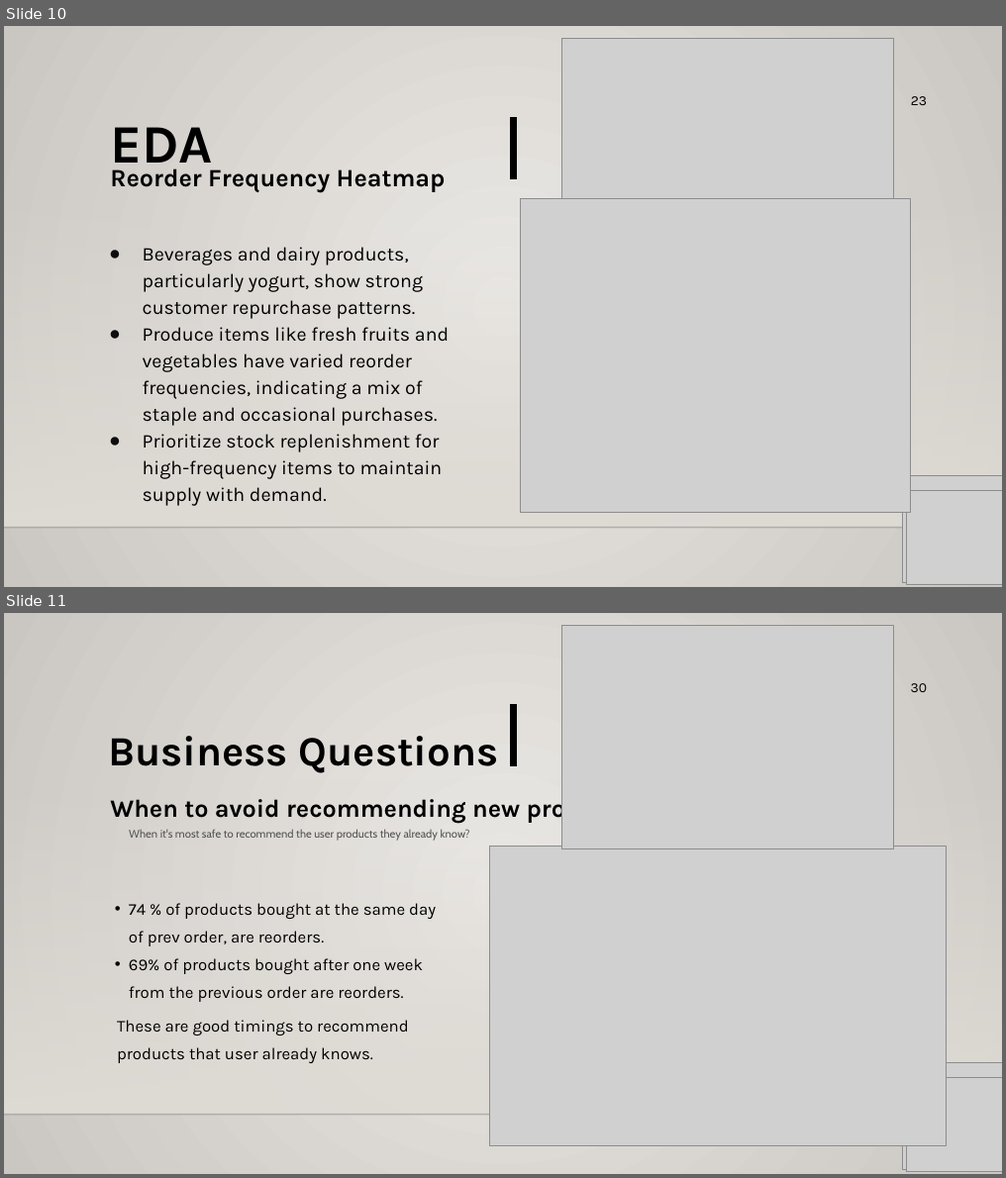
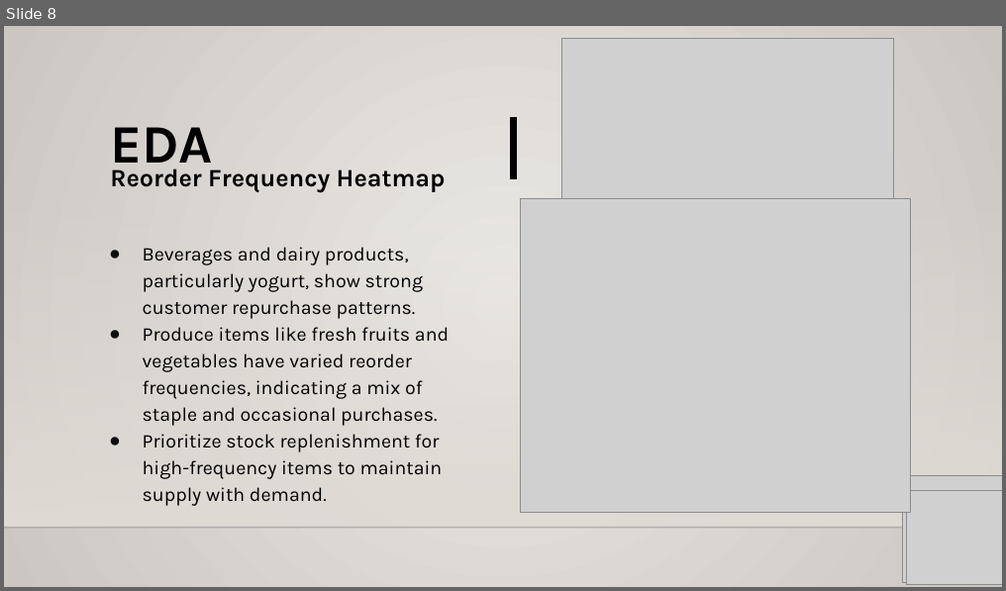
Before and after one commit to bharath21gaju/GroceryItems_Recommender, a slide deck: MidTerm_USML.pptx. Shown one above the other, each under a label of ours: slides 10 and 11 before the commit, slide 8 after it. The pictures are 1006x1178 and 1006x591 pixels, drawn with LibreOffice and Linux fonts; fonts in the diff are those of the drawing; grey boxes stand for pictures; background and template pictures are left out. Boxes give left, top, right and bottom in pixels: in the first picture for what was removed or moved away, otherwise in the second. Text is boxed around its words. In the diff, an @@ line names an element or a change of style, - is before the commit and + after.

```diff
--- a/MidTerm_USML.pptx
+++ b/MidTerm_USML.pptx
@@ slide 11 removed at (4,613,1002,1174), background gradient #ECEAE7 to #CAC7C1; not listed: 2 template elements that a slide beside it also shows @@
@@ picture removed at (561,625,893,849) @@
@@ text removed at (911,683,928,692) @@
-30
@@ line removed from (513, 766) to (513, 705) @@
@@ text removed at (108,736,499,773) @@
-Business Questions
@@ text removed at (110,795,646,824) @@
-When to avoid recommending new products?
@@ text removed at (129,829,470,841) @@
-When it's most safe to recommend the user products they already know?
@@ picture removed at (489,846,945,1146) @@
@@ text removed at (129,903,436,1002) @@
-  • 74 % of products bought at the same day of prev order, are reorders.
-  • 69% of products bought after one week from the previous order are reorders.
@@ text removed at (117,1020,409,1063) @@
-These are good timings to recommend products that user already knows.
@@ picture removed at (903,1063,1002,1169) @@
@@ picture removed at (906,1078,1002,1171) @@
@@ what was slide 10 is now slide 8 @@
@@ slide 8 changed as well @@
@@ text removed at (911,96,927,105) @@
-23
```
Also in this commit, not shown: 13 other slides changed, 1 slide added, 11 other slides removed.
